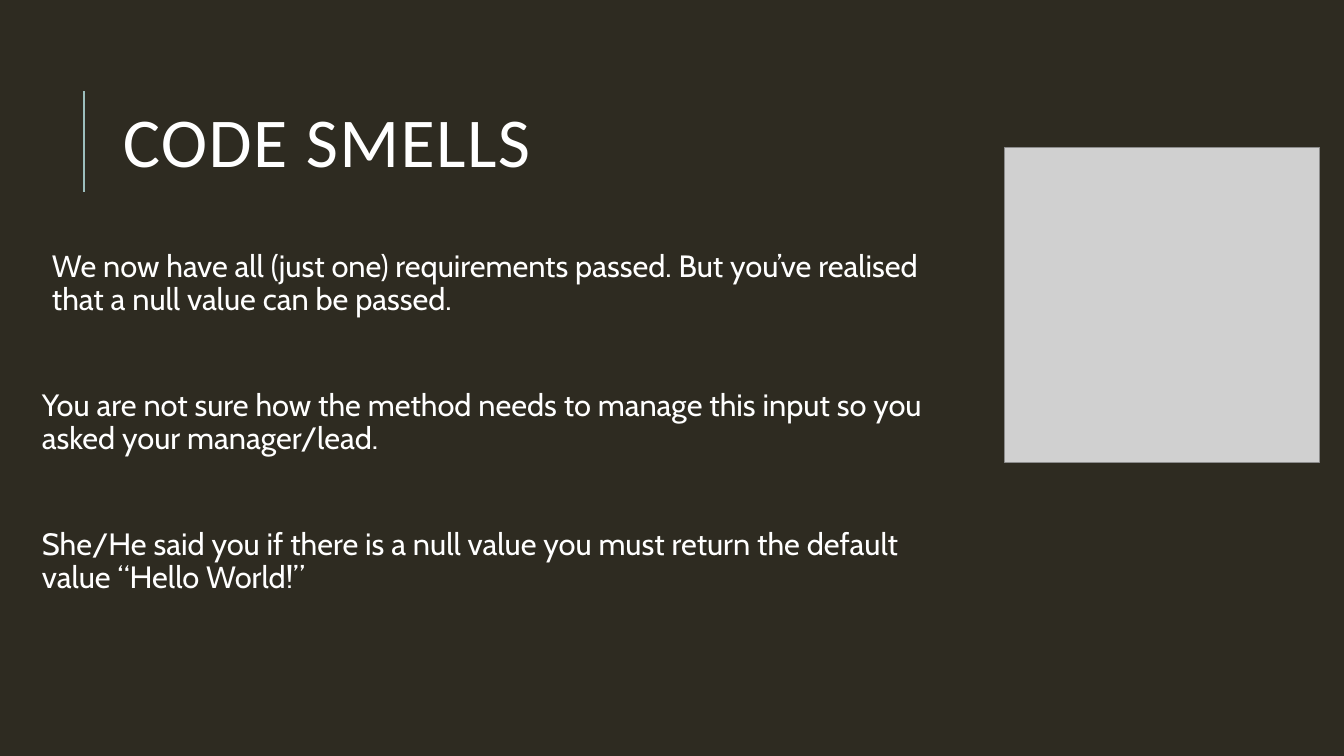
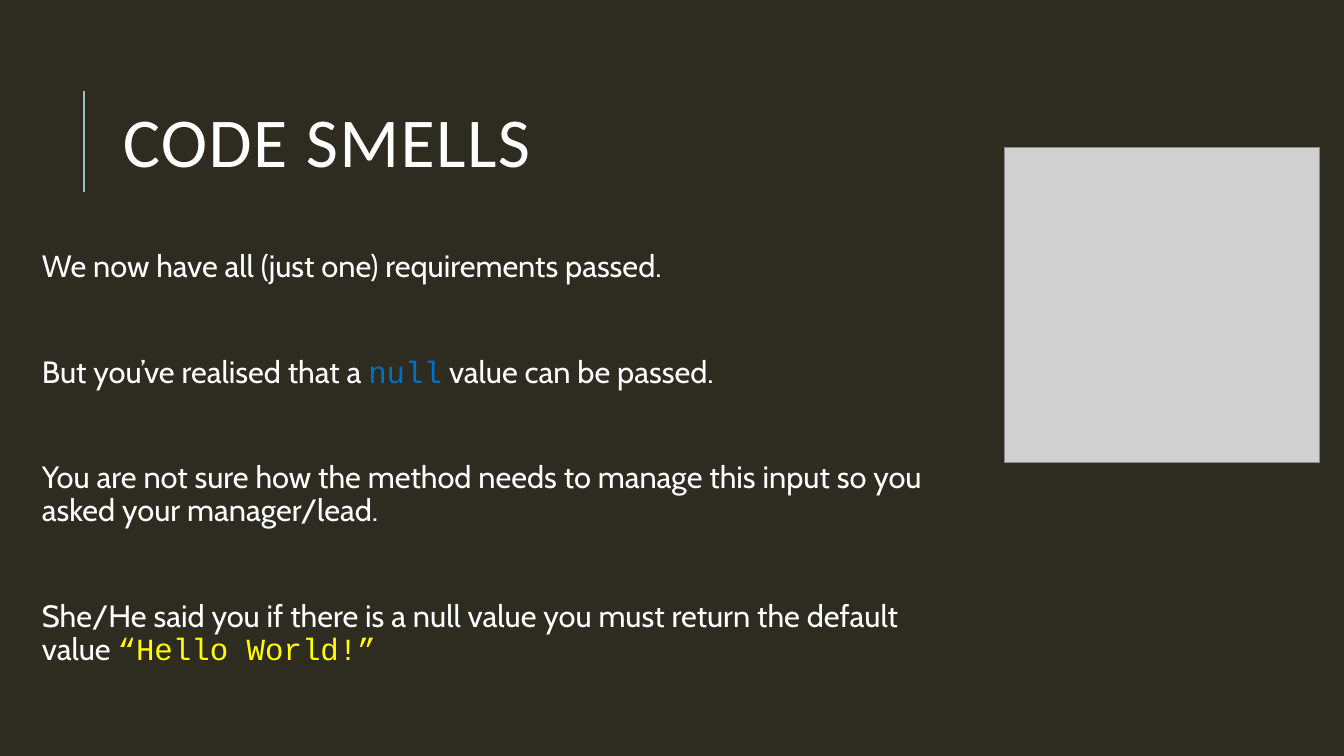
Before and after one commit to DevelopersDelicias/tdd_workshop, a slide deck: slide 17 of tdd_ws.pptx. Drawn at 1344x756 pixels with LibreOffice and Linux fonts; fonts in the diff are those of the drawing; grey boxes stand for pictures. Boxes give left, top, right and bottom in pixels: in the first picture for what was removed or moved away, otherwise in the second. Text is boxed around its words. In the diff, an @@ line names an element or a change of style, - is before the commit and + after.

```diff
--- a/tdd_ws.pptx
+++ b/tdd_ws.pptx
@@ text at <box>42,254,713,389</box>: text changed @@
-  We now have all (just one) requirements passed. But you’ve realised that a null value can be passed.
+We now have all (just one) requirements passed.
+But you’ve realised that a null value can be passed.
@@ text at <box>42,604,898,661</box>: font Cabin to Courier New, text colour #FFFFFF to #FFFF00 in "“Hello World!”" @@
```
Also in this commit, not shown: 7 other slides changed, 109 slides added, 1 slide removed.
